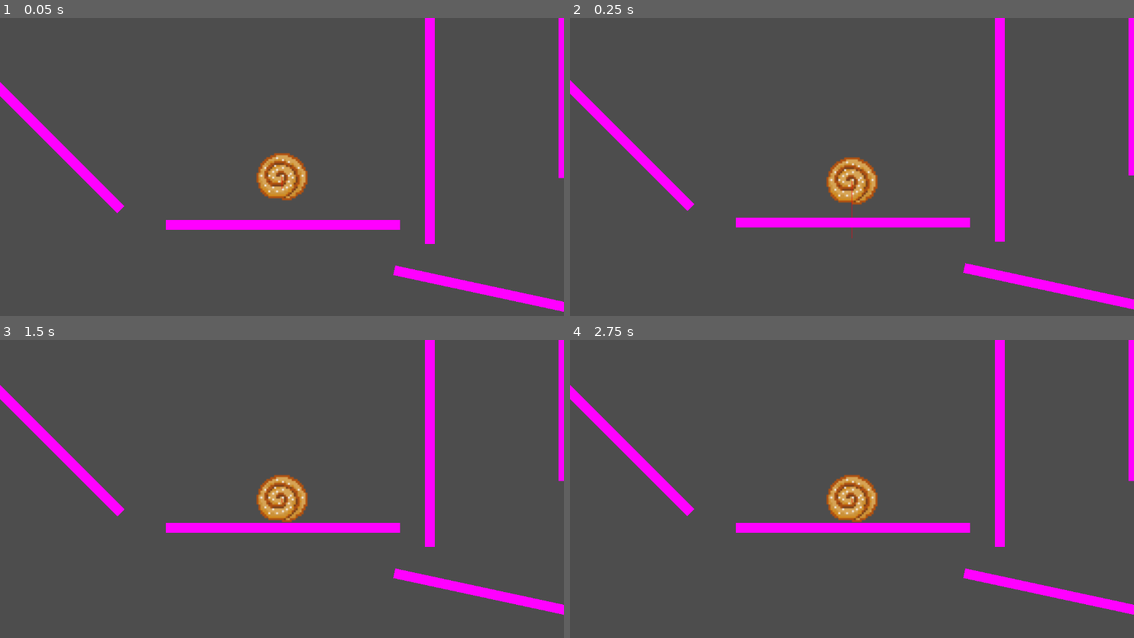
Above: before the commit, frames 1-4 (two rows, left to right).
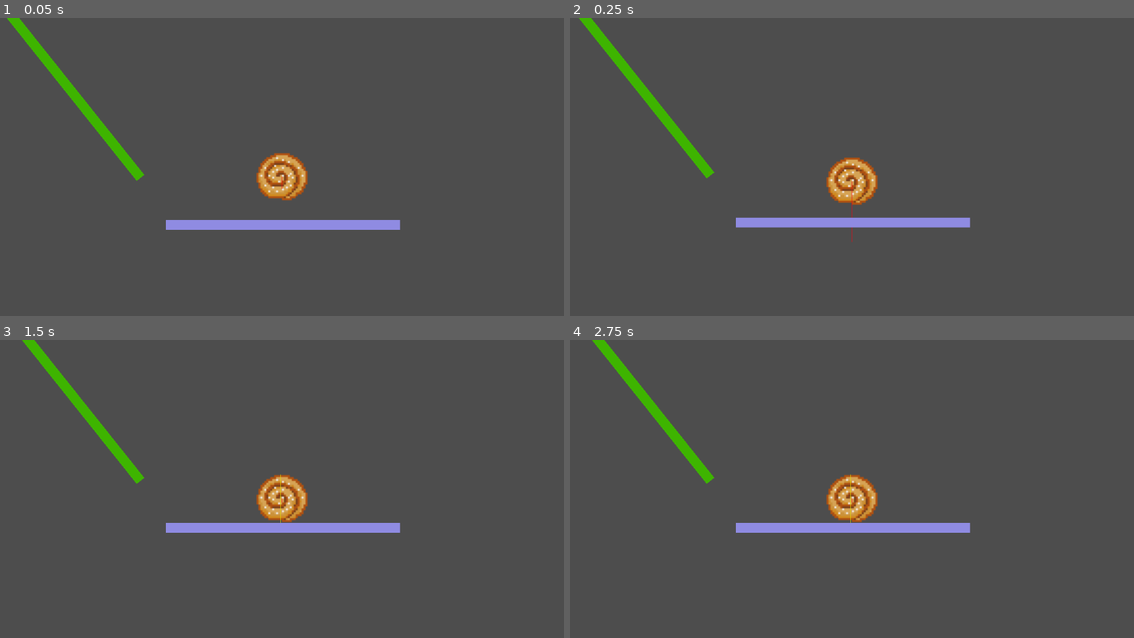
Above: after the commit, the same moments.

Repository: Rembane/ggj-bubbles-2025
Game: Godot game, scene res://root.tscn
Same seed, same stepped clock (60 frames per second), same inputs: the game is played once before the commit and once after it.
Inputs (mouse positions are in pixels of both pictures, inside the frame that each line leads up to):
- Up to frame 1 (0.05 s): no input
- Up to frame 2 (0.25 s): no input
- Up to frame 3 (1.5 s): tap Enter at 0.5, 1.35 s; move the mouse to (406, 483) at 0.52 s; tap Q at 0.6 s; click (406, 483) at 0.67 s; move the mouse to (169, 515) at 1.27 s; hold S from 1.28 s (still down)
- Up to frame 4 (2.75 s): tap Space at 2 s; move the mouse to (908, 429) at 2.02 s; release S at 2.03 s; tap F at 2.1 s

The runs differ from the first frame. In frame 1, 6.6% of the frame differs, in the area x 0-100%, y 0-99%; in frame 2, 6.6%, in the area x 0-100%, y 0-98%; in frame 3, 6.3%; in frame 4, 6.3%.

Commit message:
Dash experimentation

Diff:
--- a/player.gd
+++ b/player.gd
@@ -8,46 +8,57 @@
 # Called every frame. 'delta' is the elapsed time since the previous frame.
 func _process(delta: float) -> void:
 	$VelocityMeter.clear_points()
-	$VelocityMeter.add_point( Vector2(0, 0) )
-	$VelocityMeter.add_point( velocity )
-	$VelocityMeter.global_rotation = 0
+	$VelocityMeter.add_point(Vector2.ZERO)
+	$VelocityMeter.add_point(velocity)
 
 	$InputDisplay.clear_points()
-	$InputDisplay.add_point( Vector2(0, 0) )
-	$InputDisplay.add_point( input * 100 )
-	$InputDisplay.global_rotation = 0
+	$InputDisplay.add_point(Vector2.ZERO)
+	$InputDisplay.add_point(input * 100)
 
 const GRAVITY = 500.0
-const WALK_SPEED = 3000
-const DASH_SPEED = 1000
+const WALK_SPEED = 400
+const DASH_SPEED = 5000
 const BORINGNESS = 0.3
 var input = Vector2()
 var surface_normal = Vector2.UP
+var gravity_momentum = Vector2.ZERO
+var movement_momentum = Vector2.ZERO
 
 func _physics_process(delta):
 	input = Input.get_vector("move_left", "move_right", "move_up", "move_down")
-	velocity *= 0.99
-
+	gravity_momentum *= 0.999 # Terminal Velocity
+	movement_momentum *= 0.85
 
 	var kinematic_collision = move_and_collide(velocity * delta)
 	if kinematic_collision:
 		surface_normal = kinematic_collision.get_normal()
-		velocity -= velocity.project(surface_normal) #Cancel movement in normal direction
-		var normal_input = input.project(surface_normal.orthogonal())
-		velocity += normal_input * WALK_SPEED * delta #Walk along plane
+		var offset = Vector2(0, $CollisionShape2D.shape.radius * 2)
+		$"../NormalDisplay".clear_points()
+		$"../NormalDisplay".add_point(kinematic_collision.get_position() + offset)
+		$"../NormalDisplay".add_point(kinematic_collision.get_position() + offset + surface_normal * 100)
 
-		velocity *= 0.8 # Friction
-		velocity -= surface_normal * GRAVITY * delta # Sticky surfaces
+		if kinematic_collision.get_collider().get_meta("sticky", false):
+			velocity -= velocity.project(surface_normal) #Cancel movement in normal direction
+			var normal_input = input.project(surface_normal.orthogonal())
+			movement_momentum = normal_input * WALK_SPEED # Walk along plane
 
-		if kinematic_collision.get_collider().get_meta("danger", false):
+			gravity_momentum = -surface_normal * GRAVITY * delta # Sticky surfaces
+
+		elif kinematic_collision.get_collider().get_meta("bouncy", false):
+			gravity_momentum = gravity_momentum.bounce(surface_normal) * 1.3
+			movement_momentum = movement_momentum.bounce(surface_normal) * 1.3
+		elif kinematic_collision.get_collider().get_meta("danger", false):
 			reset()
 	else:
-		velocity.y += GRAVITY * delta
-		velocity += input * (WALK_SPEED / 10) * delta #Walk along plane
+		gravity_momentum.y += GRAVITY * delta
+		movement_momentum += input * (WALK_SPEED / 10) * delta
+
+	velocity = movement_momentum.limit_length(1000) + gravity_momentum
 
 func _input(event):
 	if event.is_action_pressed("dash"):
-		velocity = input.normalized() * DASH_SPEED
+		movement_momentum = input.normalized() * DASH_SPEED
+		gravity_momentum = Vector2.ZERO
 	elif event.is_action_pressed("reset"):
 		reset()
 
--- a/root.tscn
+++ b/root.tscn
@@ -1,12 +1,10 @@
-[gd_scene load_steps=5 format=3 uid="uid://cqd33lalj72xw"]
+[gd_scene load_steps=4 format=3 uid="uid://cqd33lalj72xw"]
 
 [ext_resource type="Script" path="res://camera.gd" id="1_0rypt"]
 [ext_resource type="PackedScene" uid="uid://u1ixbpdb4qva" path="res://player.tscn" id="1_0vwuh"]
 
 [sub_resource type="RectangleShape2D" id="RectangleShape2D_grg0g"]
 size = Vector2(478, 20)
-
-[sub_resource type="PlaceholderTexture2D" id="PlaceholderTexture2D_fryxb"]
 
 [node name="Root" type="Node2D"]
 
@@ -27,69 +25,173 @@
 width = 1.0
 default_color = Color(0.14902, 1, 0.0627451, 1)
 
-[node name="StaticBody2D" type="StaticBody2D" parent="."]
+[node name="NormalDisplay" type="Line2D" parent="."]
+position = Vector2(-2, -99)
+width = 1.0
+default_color = Color(0.878988, 0.86197, 0, 1)
 
-[node name="CollisionShape2D" type="CollisionShape2D" parent="StaticBody2D"]
+[node name="Sticky" type="StaticBody2D" parent="."]
+metadata/sticky = true
+metadata/bouncy = false
+metadata/danger = false
+
+[node name="CollisionShape2D" type="CollisionShape2D" parent="Sticky"]
 shape = SubResource("RectangleShape2D_grg0g")
 
-[node name="Sprite2D" type="Sprite2D" parent="StaticBody2D"]
-scale = Vector2(478, 20)
-texture = SubResource("PlaceholderTexture2D_fryxb")
+[node name="ColorRect" type="ColorRect" parent="Sticky/CollisionShape2D"]
+anchors_preset = 8
+anchor_left = 0.5
+anchor_top = 0.5
+anchor_right = 0.5
+anchor_bottom = 0.5
+offset_left = -239.0
+offset_top = -10.0
+offset_right = 239.0
+offset_bottom = 10.0
+grow_horizontal = 2
+grow_vertical = 2
+color = Color(0.561764, 0.546802, 0.884769, 1)
 
-[node name="StaticBody2D2" type="StaticBody2D" parent="."]
-position = Vector2(300, -200)
-rotation = 1.5708
-metadata/danger = true
+[node name="Sticky2" type="StaticBody2D" parent="."]
+position = Vector2(615, -660)
+rotation = 1.57079
+metadata/sticky = true
+metadata/bouncy = false
+metadata/danger = false
 
-[node name="CollisionShape2D" type="CollisionShape2D" parent="StaticBody2D2"]
+[node name="CollisionShape2D" type="CollisionShape2D" parent="Sticky2"]
 shape = SubResource("RectangleShape2D_grg0g")
 
-[node name="Sprite2D" type="Sprite2D" parent="StaticBody2D2"]
-scale = Vector2(478, 20)
-texture = SubResource("PlaceholderTexture2D_fryxb")
+[node name="ColorRect" type="ColorRect" parent="Sticky2/CollisionShape2D"]
+anchors_preset = 8
+anchor_left = 0.5
+anchor_top = 0.5
+anchor_right = 0.5
+anchor_bottom = 0.5
+offset_left = -239.0
+offset_top = -10.0
+offset_right = 239.0
+offset_bottom = 10.0
+grow_horizontal = 2
+grow_vertical = 2
+color = Color(0.561764, 0.546802, 0.884769, 1)
 
-[node name="StaticBody2D3" type="StaticBody2D" parent="."]
-position = Vector2(-500, -200)
-rotation = 0.785398
+[node name="Sticky3" type="StaticBody2D" parent="."]
+position = Vector2(-199, -745)
+rotation = 0.613053
+metadata/sticky = true
+metadata/bouncy = false
+metadata/danger = false
 
-[node name="CollisionShape2D" type="CollisionShape2D" parent="StaticBody2D3"]
+[node name="CollisionShape2D" type="CollisionShape2D" parent="Sticky3"]
 shape = SubResource("RectangleShape2D_grg0g")
 
-[node name="Sprite2D" type="Sprite2D" parent="StaticBody2D3"]
-scale = Vector2(478, 20)
-texture = SubResource("PlaceholderTexture2D_fryxb")
+[node name="ColorRect" type="ColorRect" parent="Sticky3/CollisionShape2D"]
+anchors_preset = 8
+anchor_left = 0.5
+anchor_top = 0.5
+anchor_right = 0.5
+anchor_bottom = 0.5
+offset_left = -239.0
+offset_top = -10.0
+offset_right = 239.0
+offset_bottom = 10.0
+grow_horizontal = 2
+grow_vertical = 2
+color = Color(0.561764, 0.546802, 0.884769, 1)
 
-[node name="StaticBody2D4" type="StaticBody2D" parent="."]
-position = Vector2(300, -674)
-metadata/danger = true
+[node name="Sticky4" type="StaticBody2D" parent="."]
+position = Vector2(-105, -1066)
+rotation = -0.0240089
+metadata/sticky = true
+metadata/bouncy = false
+metadata/danger = false
 
-[node name="CollisionShape2D" type="CollisionShape2D" parent="StaticBody2D4"]
+[node name="CollisionShape2D" type="CollisionShape2D" parent="Sticky4"]
 shape = SubResource("RectangleShape2D_grg0g")
 
-[node name="Sprite2D" type="Sprite2D" parent="StaticBody2D4"]
-scale = Vector2(478, 20)
-texture = SubResource("PlaceholderTexture2D_fryxb")
+[node name="ColorRect" type="ColorRect" parent="Sticky4/CollisionShape2D"]
+anchors_preset = 8
+anchor_left = 0.5
+anchor_top = 0.5
+anchor_right = 0.5
+anchor_bottom = 0.5
+offset_left = -239.0
+offset_top = -10.0
+offset_right = 239.0
+offset_bottom = 10.0
+grow_horizontal = 2
+grow_vertical = 2
+color = Color(0.561764, 0.546802, 0.884769, 1)
 
-[node name="StaticBody2D5" type="StaticBody2D" parent="."]
-position = Vector2(573, -335)
-rotation = 1.57079
+[node name="Danger" type="StaticBody2D" parent="."]
+position = Vector2(97, -880)
+rotation = 3.14159
 metadata/danger = true
+metadata/sticky = false
+metadata/bouncy = false
 
-[node name="CollisionShape2D" type="CollisionShape2D" parent="StaticBody2D5"]
+[node name="CollisionShape2D" type="CollisionShape2D" parent="Danger"]
 shape = SubResource("RectangleShape2D_grg0g")
 
-[node name="Sprite2D" type="Sprite2D" parent="StaticBody2D5"]
-scale = Vector2(478, 20)
-texture = SubResource("PlaceholderTexture2D_fryxb")
+[node name="ColorRect" type="ColorRect" parent="Danger/CollisionShape2D"]
+anchors_preset = 8
+anchor_left = 0.5
+anchor_top = 0.5
+anchor_right = 0.5
+anchor_bottom = 0.5
+offset_left = -239.0
+offset_top = -10.0
+offset_right = 239.0
+offset_bottom = 10.0
+grow_horizontal = 2
+grow_vertical = 2
+color = Color(0.726223, 2.69532e-06, 2.88785e-07, 1)
 
-[node name="StaticBody2D6" type="StaticBody2D" parent="."]
-position = Vector2(461, 143)
-rotation = 3.3538
+[node name="Bouncy" type="StaticBody2D" parent="."]
+position = Vector2(-440, -283)
+rotation = 0.897694
 metadata/danger = false
+metadata/sticky = false
+metadata/bouncy = true
 
-[node name="CollisionShape2D" type="CollisionShape2D" parent="StaticBody2D6"]
+[node name="CollisionShape2D" type="CollisionShape2D" parent="Bouncy"]
 shape = SubResource("RectangleShape2D_grg0g")
 
-[node name="Sprite2D" type="Sprite2D" parent="StaticBody2D6"]
-scale = Vector2(478, 20)
-texture = SubResource("PlaceholderTexture2D_fryxb")
+[node name="ColorRect" type="ColorRect" parent="Bouncy/CollisionShape2D"]
+anchors_preset = 8
+anchor_left = 0.5
+anchor_top = 0.5
+anchor_right = 0.5
+anchor_bottom = 0.5
+offset_left = -239.0
+offset_top = -10.0
+offset_right = 239.0
+offset_bottom = 10.0
+grow_horizontal = 2
+grow_vertical = 2
+color = Color(0.24199, 0.707254, 3.85046e-07, 1)
+
+[node name="Bouncy2" type="StaticBody2D" parent="."]
+position = Vector2(240, -689)
+rotation = -3.14159
+metadata/danger = false
+metadata/sticky = false
+metadata/bouncy = true
+
+[node name="CollisionShape2D" type="CollisionShape2D" parent="Bouncy2"]
+shape = SubResource("RectangleShape2D_grg0g")
+
+[node name="ColorRect" type="ColorRect" parent="Bouncy2/CollisionShape2D"]
+anchors_preset = 8
+anchor_left = 0.5
+anchor_top = 0.5
+anchor_right = 0.5
+anchor_bottom = 0.5
+offset_left = -239.0
+offset_top = -10.0
+offset_right = 239.0
+offset_bottom = 10.0
+grow_horizontal = 2
+grow_vertical = 2
+color = Color(0.24199, 0.707254, 3.85046e-07, 1)
